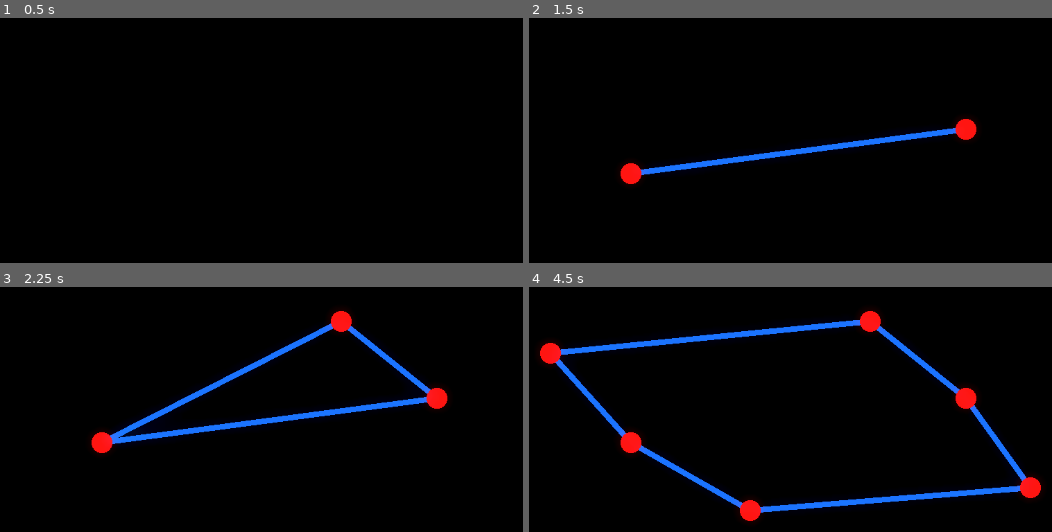
Above: before the commit, frames 1-4 (two rows, left to right).
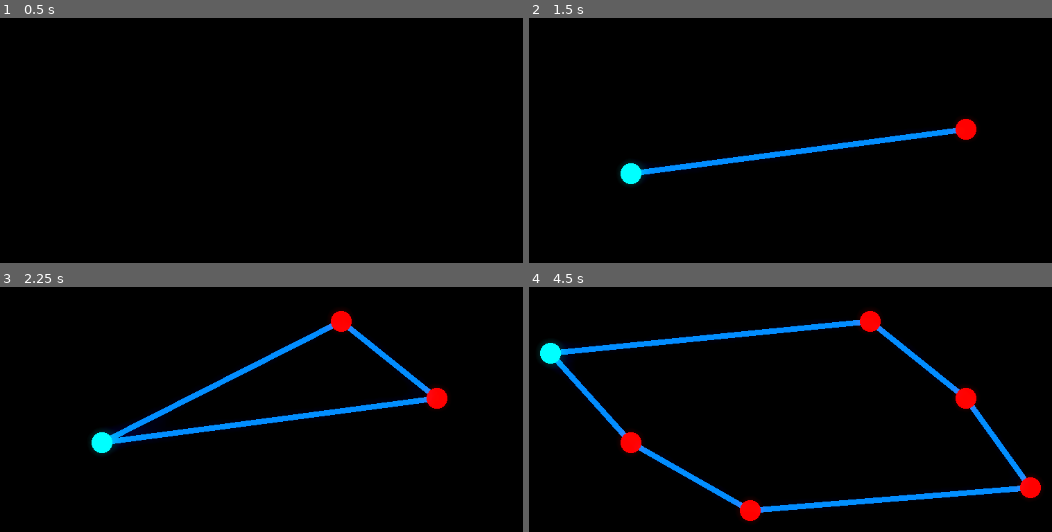
Above: after the commit, the same moments.

Repository: TheBogdichHD/godot-convex-hull-jarvis
Game: Godot game, scene res://main.tscn
The game is run twice, just before and just after one commit, with the same random seed, the same clock (stepped at 60 frames per second) and the same inputs.
Inputs (mouse positions are in pixels of both pictures, inside the frame that each line leads up to):
- Up to frame 1 (0.5 s): no input
- Up to frame 2 (1.5 s): tap Enter at 0.5 s; move the mouse to (968, 128) at 0.52 s; click (968, 128) at 0.67 s; tap Space at 1.25 s; move the mouse to (628, 174) at 1.27 s; click (628, 174) at 1.42 s
- Up to frame 3 (2.25 s): tap Enter at 2 s; move the mouse to (339, 321) at 2.02 s; click (339, 321) at 2.17 s
- Up to frame 4 (4.5 s): tap Space at 2.75, 4.25 s; move the mouse to (748, 509) at 2.77 s; click (748, 509) at 2.92 s; tap Enter at 3.5 s; move the mouse to (1031, 487) at 3.52 s; click (1031, 487) at 3.67 s; move the mouse to (549, 353) at 4.27 s; click (549, 353) at 4.42 s

Frame 1 is identical in both runs. In frame 2, 1.5% of the frame differs, in the area x 17-81%, y 45-69%; in frame 3, 2.8%; in frame 4, 3.8%, in the area x 2-95%, y 13-92%.

Commit message:
add some fixes

Diff:
--- a/main.gd
+++ b/main.gd
@@ -11,7 +11,6 @@
 var selected_point = -1
 const DOUBLETAP_DELAY = 0.25
 var doubletap_time = DOUBLETAP_DELAY
-var last_keycode = 0
 
 
 func _draw():
@@ -29,6 +28,7 @@
 
 	for point in points:
 		draw_circle(point, point_radius, point_color)
+	draw_circle(points[convex_hull[0]], point_radius, Color.AQUA)
 
 
 func calculate_orientation(p, q, r):
@@ -47,6 +47,12 @@
 			var temp = point_indices[i]
 			point_indices[i] = point_indices[0]
 			point_indices[0] = temp
+		elif points[point_indices[i]].x == points[point_indices[0]].x:
+			if points[point_indices[i]].y > points[point_indices[0]].y:
+				var temp = point_indices[i]
+				point_indices[i] = point_indices[0]
+				point_indices[0] = temp
+
 
 	var convex_hull = [point_indices[0]]
 
@@ -60,7 +66,7 @@
 			if calculate_orientation(
 					points[convex_hull[-1]],
 					points[point_indices[rightmost]],
-					points[point_indices[i]]) < 0:
+					points[point_indices[i]]) > 0:
 				rightmost = i
 
 		if point_indices[rightmost] == convex_hull[0]:
--- a/world_environment.tres
+++ b/world_environment.tres
@@ -9,3 +9,7 @@
 glow_bloom = 0.17
 glow_blend_mode = 1
 glow_hdr_threshold = 0.79
+adjustment_enabled = true
+adjustment_brightness = 1.25
+adjustment_contrast = 1.08
+adjustment_saturation = 1.17
